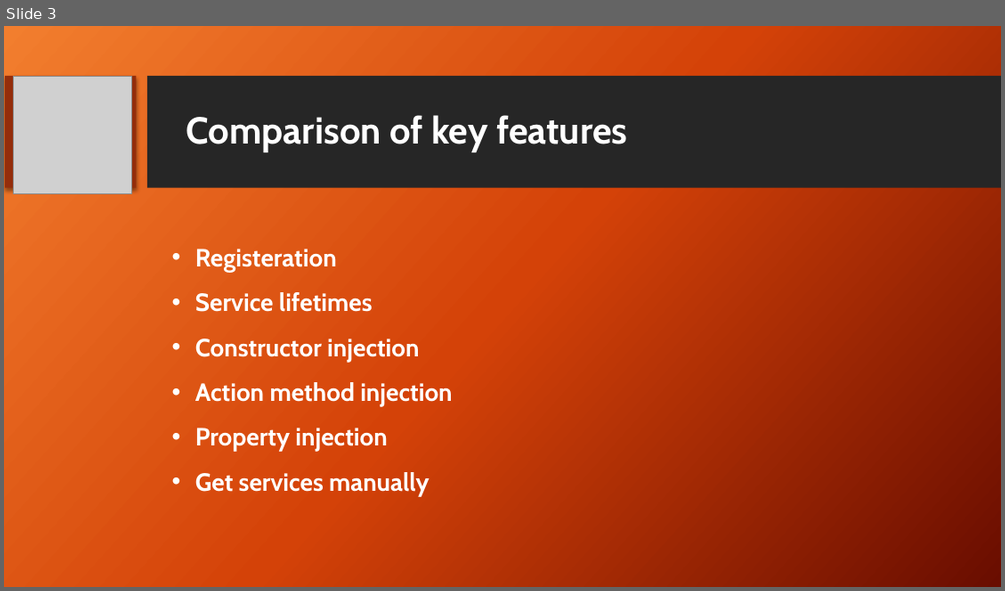
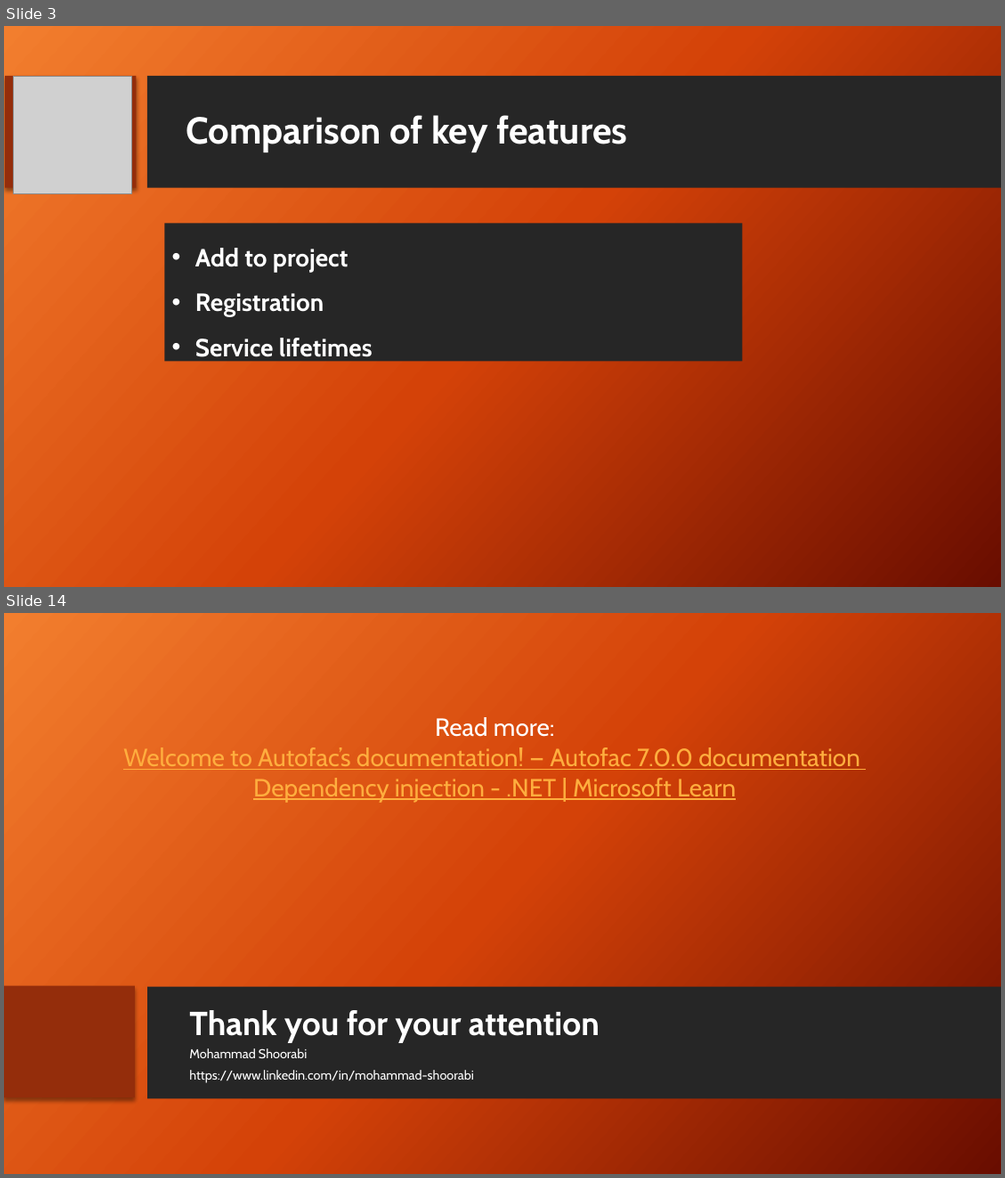
Before and after one commit to mohashan/MicrosoftDI_vs_Autofac, a slide deck: Microsoft DI vs Autofac.pptx. Shown one above the other, each under a label of ours: slide 3 before the commit, slides 3 and 14 after it; the slides between them are not shown. The pictures are 1005x591 and 1005x1178 pixels, drawn with LibreOffice and Linux fonts; fonts in the diff are those of the drawing; grey boxes stand for pictures; background and template pictures are left out. Boxes give left, top, right and bottom in pixels: in the first picture for what was removed or moved away, otherwise in the second. Text is boxed around its words. In the diff, an @@ line names an element or a change of style, - is before the commit and + after.

```diff
--- a/Microsoft DI vs Autofac.pptx
+++ b/Microsoft DI vs Autofac.pptx
@@ slide 14 added at bbox=[4, 613, 1001, 1174], background picture (left out) @@
@@ text added at bbox=[123, 717, 860, 802], 24 pt, text #FFAE3E, underline @@
+Read more:
+Welcome to Autofac’s documentation! — Autofac 7.0.0 documentation
+Dependency injection - .NET | Microsoft Learn
@@ rectangle added at bbox=[4, 985, 134, 1097], fill #942D0B @@
@@ rectangle added at bbox=[147, 987, 1001, 1099], fill #262626 @@
@@ title added at bbox=[189, 1010, 599, 1043], 32 pt, text #FFFFFF, bold @@
+Thank you for your attention
@@ text added at bbox=[189, 1048, 473, 1083], 12.4 pt, text #FFFFFF @@
+Mohammad Shoorabi
+https://www.linkedin.com/in/mohammad-shoorabi
@@ slide 3 changed as well @@
@@ rectangle "Add to project": place and size @@
-rectangle "Add to project" at bbox=[195, 248, 452, 496]
+rectangle "Add to project" at bbox=[165, 224, 743, 361]
@@ rectangle "Add to project" at bbox=[165, 224, 743, 361]: fill none to #262626 @@
@@ text in rectangle at bbox=[195, 248, 348, 317]: text changed @@
-• Registeration
+• Add to project
+• Registration
@@ text in rectangle at bbox=[195, 338, 452, 496]: paragraphs removed @@
-• Constructor injection
-• Action method injection
-• Property injection
-• Get services manually
```
Also in this commit, not shown: 1 other slide changed, 10 other slides added, 10 slides removed, 3 other files.
